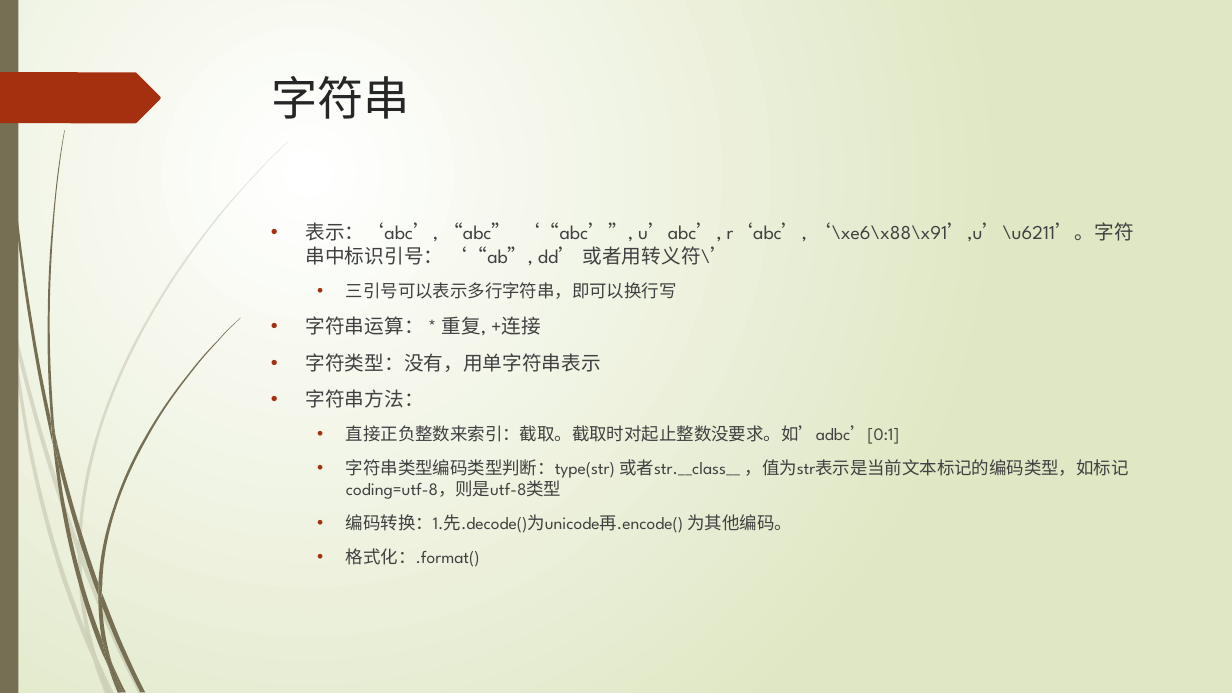
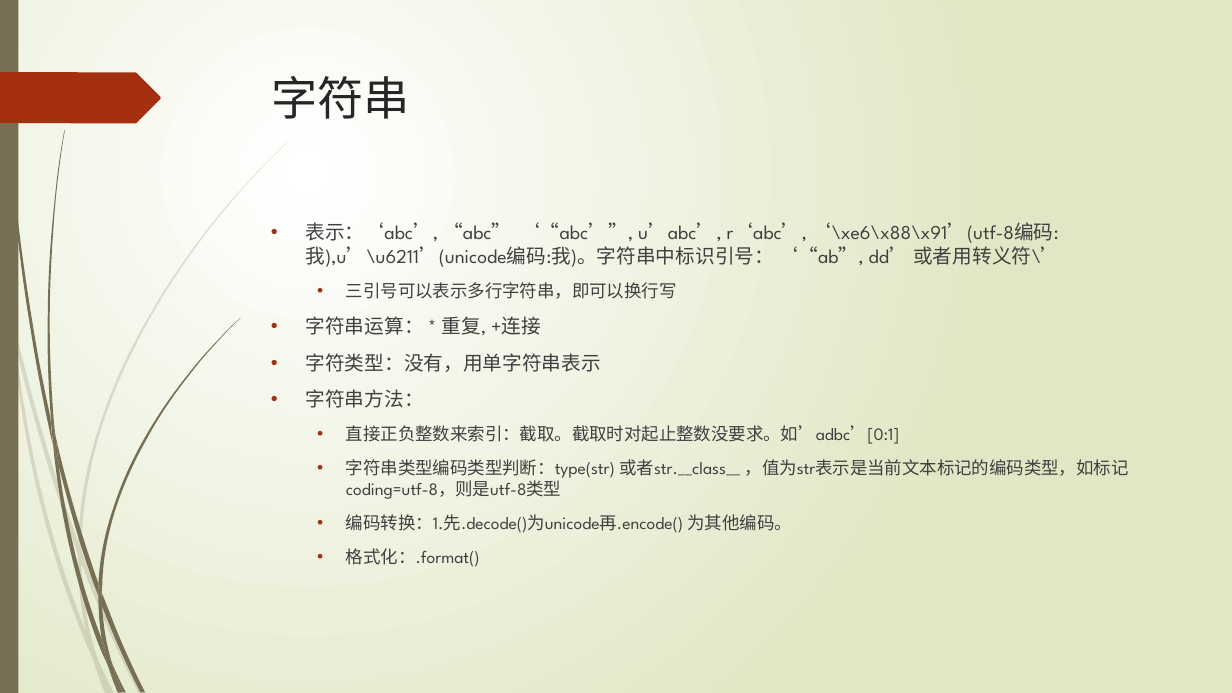
Before and after one commit to lspgithublxh/document, a slide deck: slide 27 of 编程语言/python/Python基础入门知识分享.pptx (slide 22 before the commit). Drawn at 1232x693 pixels with LibreOffice and Linux fonts; fonts in the diff are those of the drawing. Boxes give left, top, right and bottom in pixels: in the first picture for what was removed or moved away, otherwise in the second. Text is boxed around its words. In the diff, an @@ line names an element or a change of style, - is before the commit and + after.

```diff
--- a/编程语言/python/Python基础入门知识分享.pptx
+++ b/编程语言/python/Python基础入门知识分享.pptx
@@ text at [306, 222, 1060, 267]: text changed @@
-• 表示：‘abc’, “abc” ‘“abc’”, u’abc’, r‘abc’, ‘\xe6\x88\x91’,u’\u6211’。字符串中标识引号： ‘“ab”, dd’ 或者用转义符\’
+• 表示：‘abc’, “abc” ‘“abc’”, u’abc’, r‘abc’, ‘\xe6\x88\x91’(utf-8编码:我),u’\u6211’(unicode编码:我)。字符串中标识引号： ‘“ab”, dd’ 或者用转义符\’
```
Also in this commit, not shown: 2 other slides changed, 11 slides added, 6 other files.
